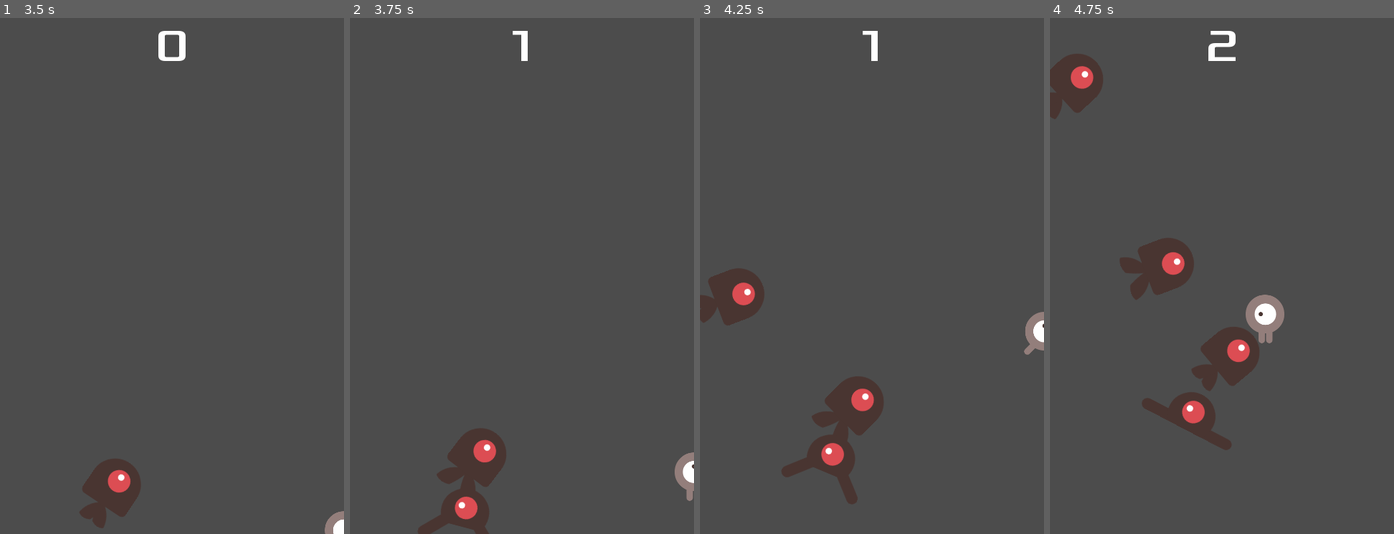
Above: before the commit, frames 1-4 (left to right).
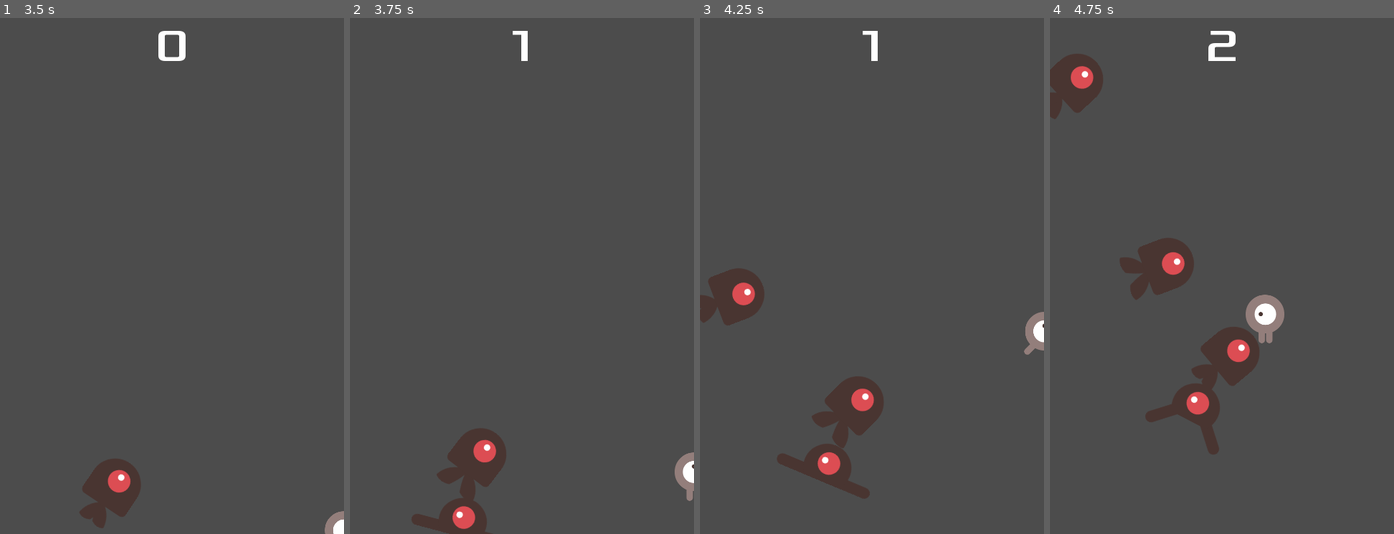
Above: after the commit, the same moments.

Repository: jiaohu/DemoGD
Game: Godot game, scene res://Main.tscn
Two runs of this game, one before a commit and one after it. Both use one fixed random seed, a clock stepped at 60 frames per second and the inputs below. The project has no main scene, so this scene is started directly.
Inputs:
- Up to frame 1 (3.5 s): click "Start" at 0.5 s; tap Enter (start_game, bound only after the commit) at 1.25, 1.35, 2.1, 2.85 s; hold Right (move_right) 1.28-2.03 s; hold Down (move_down) 2.03-2.78 s; hold Right (move_right) from 2.78 s (still down)
- Up to frame 2 (3.75 s): release Right (move_right) at 3.53 s; hold Up (move_up) from 3.53 s (still down); tap Enter (start_game, bound only after the commit) at 3.6 s
- Up to frame 3 (4.25 s): keep holding Up (move_up)
- Up to frame 4 (4.75 s): release Up (move_up) at 4.28 s; hold Left (move_left) from 4.28 s (still down); tap Enter (start_game, bound only after the commit) at 4.35 s

Frame 1 is identical in both runs. In frame 2, 0.7% of the frame differs, in the area x 17-41%, y 91-100%; in frame 3, 0.9%; in frame 4, 1.0%, in the area x 26-53%, y 70-85%.

Commit message:
add voice

Diff:
--- a/HUD.tscn
+++ b/HUD.tscn
@@ -6,6 +6,12 @@
 [sub_resource type="DynamicFont" id=1]
 size = 64
 font_data = ExtResource( 1 )
+
+[sub_resource type="InputEventAction" id=2]
+action = "start_game"
+
+[sub_resource type="ShortCut" id=3]
+shortcut = SubResource( 2 )
 
 [node name="HUD" type="CanvasLayer"]
 script = ExtResource( 2 )
@@ -37,6 +43,7 @@
 margin_top = -100.0
 margin_right = -100.0
 custom_fonts/font = SubResource( 1 )
+shortcut = SubResource( 3 )
 text = "Start"
 
 [node name="MessageTimer" type="Timer" parent="."]
--- a/Main.gd
+++ b/Main.gd
@@ -23,6 +23,7 @@
 	$ScoreTimer.stop()
 	$MobTimer.stop()
 	$HUD.show_game_over()
+	$DeathSound.play()
 
 func new_game():
 	get_tree().call_group("mobs", "queue_free")
@@ -31,6 +32,7 @@
 	$StartTimer.start()
 	$HUD.update_score(score)
 	$HUD.show_message("Get Ready")
+	$Music.play()
 
 
 
--- a/Main.tscn
+++ b/Main.tscn
@@ -1,9 +1,11 @@
-[gd_scene load_steps=6 format=2]
+[gd_scene load_steps=8 format=2]
 
 [ext_resource path="res://Player.tscn" type="PackedScene" id=1]
 [ext_resource path="res://Mod.tscn" type="PackedScene" id=2]
 [ext_resource path="res://Main.gd" type="Script" id=3]
 [ext_resource path="res://HUD.tscn" type="PackedScene" id=4]
+[ext_resource path="res://art/gameover.wav" type="AudioStream" id=5]
+[ext_resource path="res://art/House In a Forest Loop.ogg" type="AudioStream" id=6]
 
 [sub_resource type="Curve2D" id=1]
 _data = {
@@ -37,6 +39,12 @@
 
 [node name="HUD" parent="." instance=ExtResource( 4 )]
 
+[node name="Music" type="AudioStreamPlayer" parent="."]
+stream = ExtResource( 6 )
+
+[node name="DeathSound" type="AudioStreamPlayer" parent="."]
+stream = ExtResource( 5 )
+
 [connection signal="hit" from="Player" to="." method="_on_Player_hit"]
 [connection signal="hit" from="Player" to="." method="game_over"]
 [connection signal="timeout" from="MobTimer" to="." method="_on_MobTimer_timeout"]
--- a/Mod.tscn
+++ b/Mod.tscn
@@ -42,6 +42,7 @@
 scale = Vector2( 0.75, 0.75 )
 frames = SubResource( 1 )
 animation = "fly"
+frame = 1
 playing = true
 
 [node name="CollisionShape2D" type="CollisionShape2D" parent="."]
--- a/project.godot
+++ b/project.godot
@@ -46,6 +46,11 @@
 "events": [ Object(InputEventKey,"resource_local_to_scene":false,"resource_name":"","device":0,"alt":false,"shift":false,"control":false,"meta":false,"command":false,"pressed":false,"scancode":16777234,"physical_scancode":0,"unicode":0,"echo":false,"script":null)
  ]
 }
+start_game={
+"deadzone": 0.5,
+"events": [ Object(InputEventKey,"resource_local_to_scene":false,"resource_name":"","device":0,"alt":false,"shift":false,"control":false,"meta":false,"command":false,"pressed":false,"scancode":0,"physical_scancode":16777221,"unicode":0,"echo":false,"script":null)
+ ]
+}
 
 [physics]
 
Not shown: 1 places in HUD.tscn that only renumber resources
